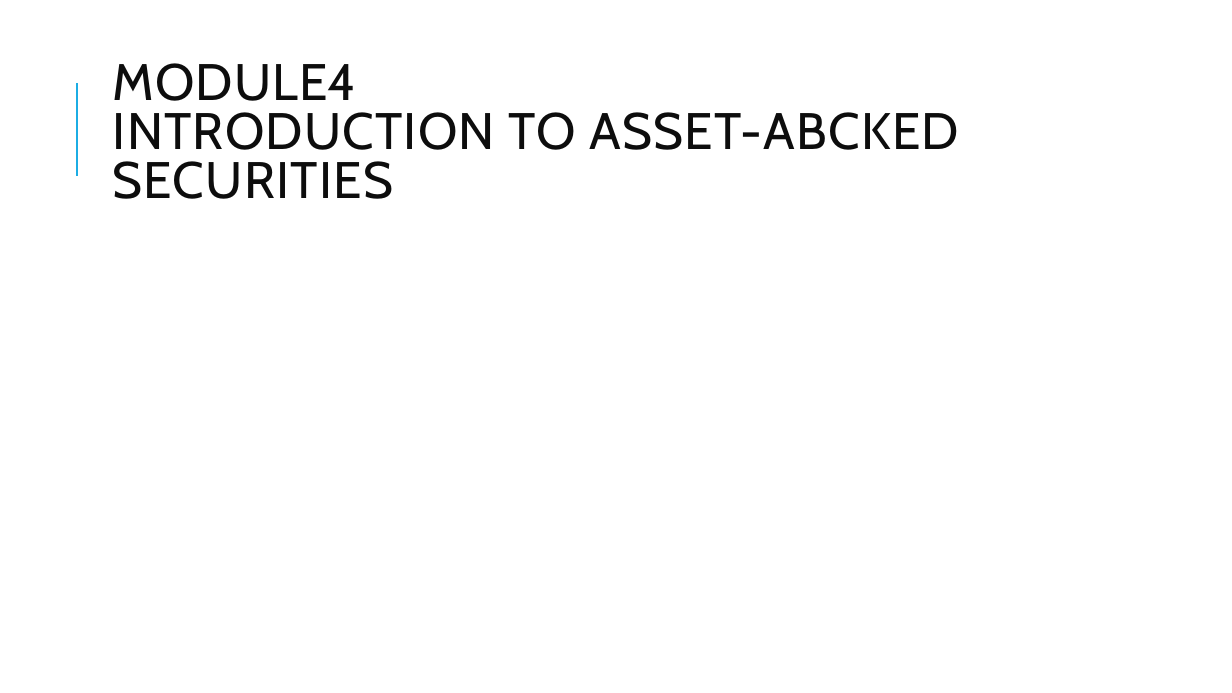
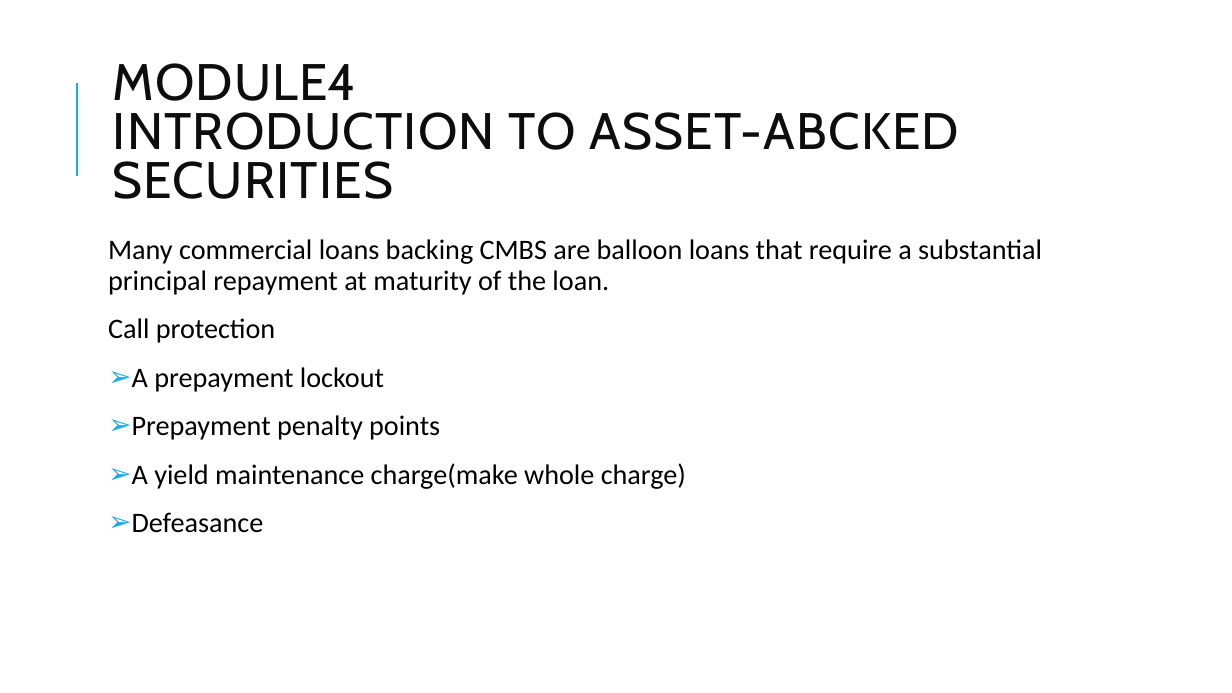
Before and after one commit to Isco0530/data, a slide deck: slide 2 of Fixed Income-26.pptx. Drawn at 1232x693 pixels with LibreOffice and Linux fonts; fonts in the diff are those of the drawing; grey boxes stand for pictures. Boxes give left, top, right and bottom in pixels: in the first picture for what was removed or moved away, otherwise in the second. Text is boxed around its words. In the diff, an @@ line names an element or a change of style, - is before the commit and + after.

```diff
--- a/Fixed Income-26.pptx
+++ b/Fixed Income-26.pptx
@@ text added at box(108, 239, 1042, 533), 22 pt, text #000000 @@
+Many commercial loans backing CMBS are balloon loans that require a substantial principal repayment at maturity of the loan.
+Call protection
+➢ A prepayment lockout
+➢ Prepayment penalty points
+➢ A yield maintenance charge(make whole charge)
+➢ Defeasance
```
Also in this commit, not shown: 2 other slides changed.
